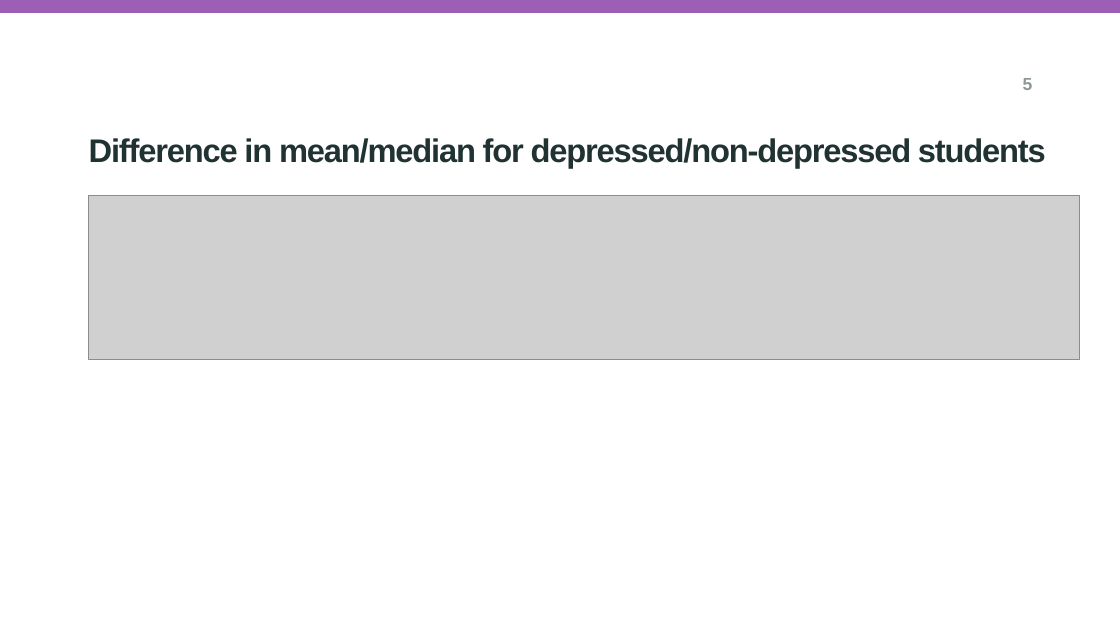
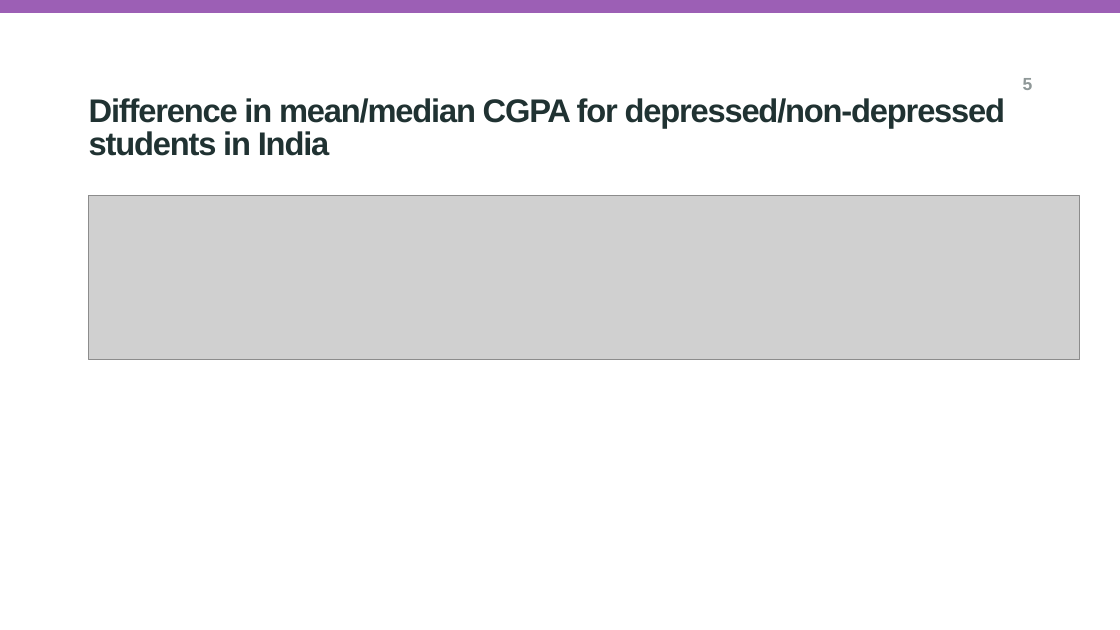
Before and after one commit to Abdoulrasheed/team-research-136, a slide deck: slide 5 of PPT and Documentations/groupA136_vis_and_analysis_student_demo.pptx. Drawn at 1120x630 pixels with LibreOffice and Linux fonts; fonts in the diff are those of the drawing; grey boxes stand for pictures; background and template pictures are left out. Boxes give left, top, right and bottom in pixels: in the first picture for what was removed or moved away, otherwise in the second. Text is boxed around its words. In the diff, an @@ line names an element or a change of style, - is before the commit and + after.

```diff
--- a/PPT and Documentations/groupA136_vis_and_analysis_student_demo.pptx
+++ b/PPT and Documentations/groupA136_vis_and_analysis_student_demo.pptx
@@ subtitle at [89, 98, 1006, 156]: text changed @@
-Difference in mean/median for depressed/non-depressed students
+Difference in mean/median CGPA for depressed/non-depressed students in India
```
Also in this commit, not shown: 3 other slides changed.
